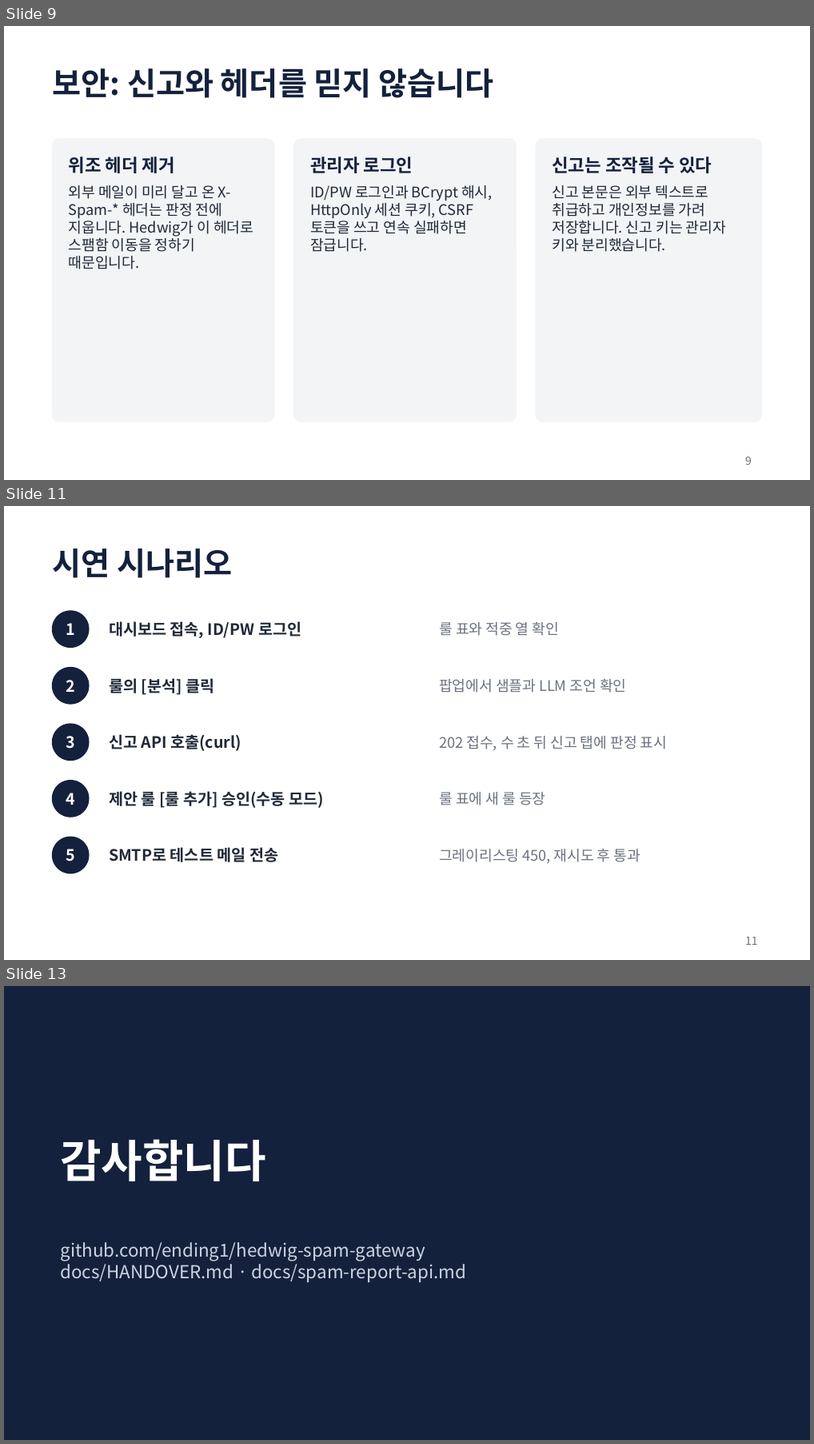
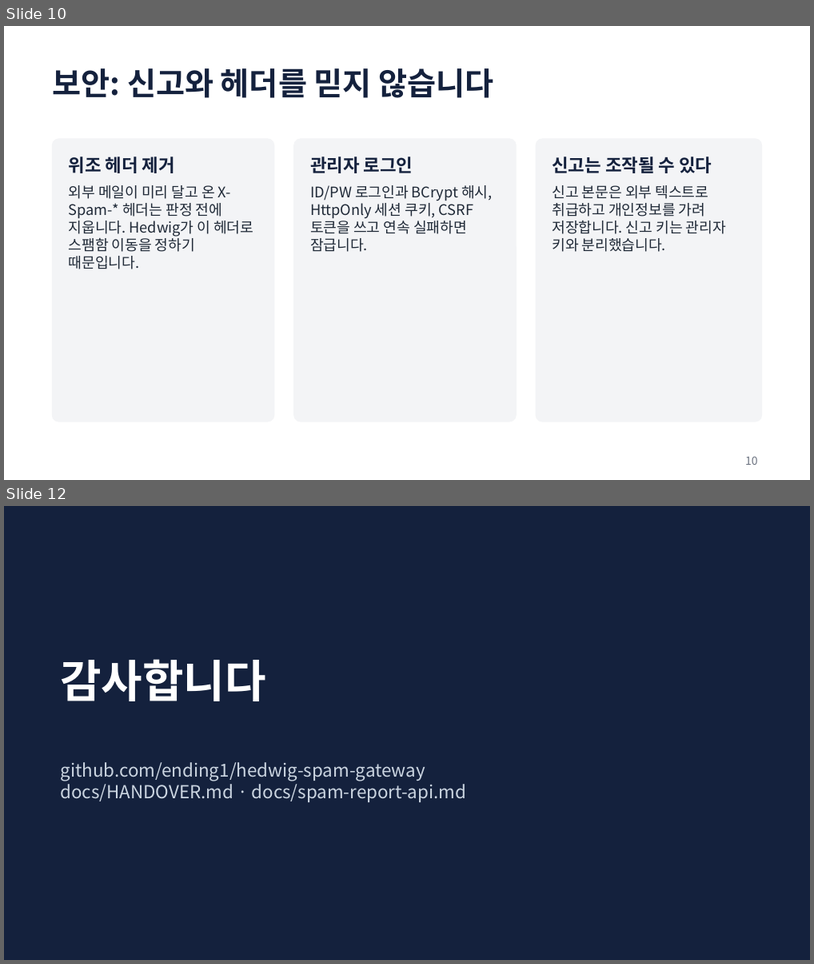
Before and after one commit to ending1/hedwig-spam-gateway, a slide deck: docs/hedwig-spam-gateway-intro.pptx. Shown one above the other, each under a label of ours: slides 9, 11 and 13 before the commit, slides 10 and 12 after it; the slides between them are not shown. The pictures are 814x1444 and 814x964 pixels, drawn with LibreOffice and Linux fonts; fonts in the diff are those of the drawing. Boxes give left, top, right and bottom in pixels: in the first picture for what was removed or moved away, otherwise in the second. Text is boxed around its words. In the diff, an @@ line names an element or a change of style, - is before the commit and + after.

```diff
--- a/docs/hedwig-spam-gateway-intro.pptx
+++ b/docs/hedwig-spam-gateway-intro.pptx
@@ slide 11 removed at box(4, 506, 810, 960), background #FFFFFF @@
@@ text removed at box(52, 548, 232, 578) @@
-시연 시나리오
@@ ellipse removed at box(52, 611, 89, 647) @@
@@ text removed at box(66, 623, 75, 635) @@
-1
@@ text removed at box(109, 621, 302, 638) @@
-대시보드 접속, ID/PW 로그인
@@ text removed at box(439, 622, 559, 636) @@
-룰 표와 적중 열 확인
@@ ellipse removed at box(52, 668, 89, 704) @@
@@ text removed at box(66, 680, 75, 692) @@
-2
@@ text removed at box(109, 678, 214, 695) @@
-룰의 [분석] 클릭
@@ text removed at box(439, 679, 626, 692) @@
-팝업에서 샘플과 LLM 조언 확인
@@ ellipse removed at box(52, 724, 89, 760) @@
@@ text removed at box(66, 736, 75, 748) @@
-3
@@ text removed at box(109, 734, 242, 751) @@
-신고 API 호출(curl)
@@ text removed at box(439, 736, 667, 750) @@
-202 접수, 수 초 뒤 신고 탭에 판정 표시
@@ ellipse removed at box(52, 780, 89, 816) @@
@@ text removed at box(66, 792, 75, 804) @@
-4
@@ text removed at box(109, 791, 324, 808) @@
-제안 룰 [룰 추가] 승인(수동 모드)
@@ text removed at box(439, 792, 546, 805) @@
-룰 표에 새 룰 등장
@@ ellipse removed at box(52, 836, 89, 873) @@
@@ text removed at box(66, 848, 75, 861) @@
-5
@@ text removed at box(109, 847, 278, 862) @@
-SMTP로 테스트 메일 전송
@@ text removed at box(439, 848, 641, 863) @@
-그레이리스팅 450, 재시도 후 통과
@@ page number removed at box(746, 936, 758, 944) @@
-11
@@ what was slide 9 is now slide 10 @@
@@ page number at box(746, 456, 758, 464): text changed @@
-9
+10
@@ what was slide 13 is now slide 12 @@
```
Also in this commit, not shown: 2 slides changed, 1 slide added, 1 other slide removed.
